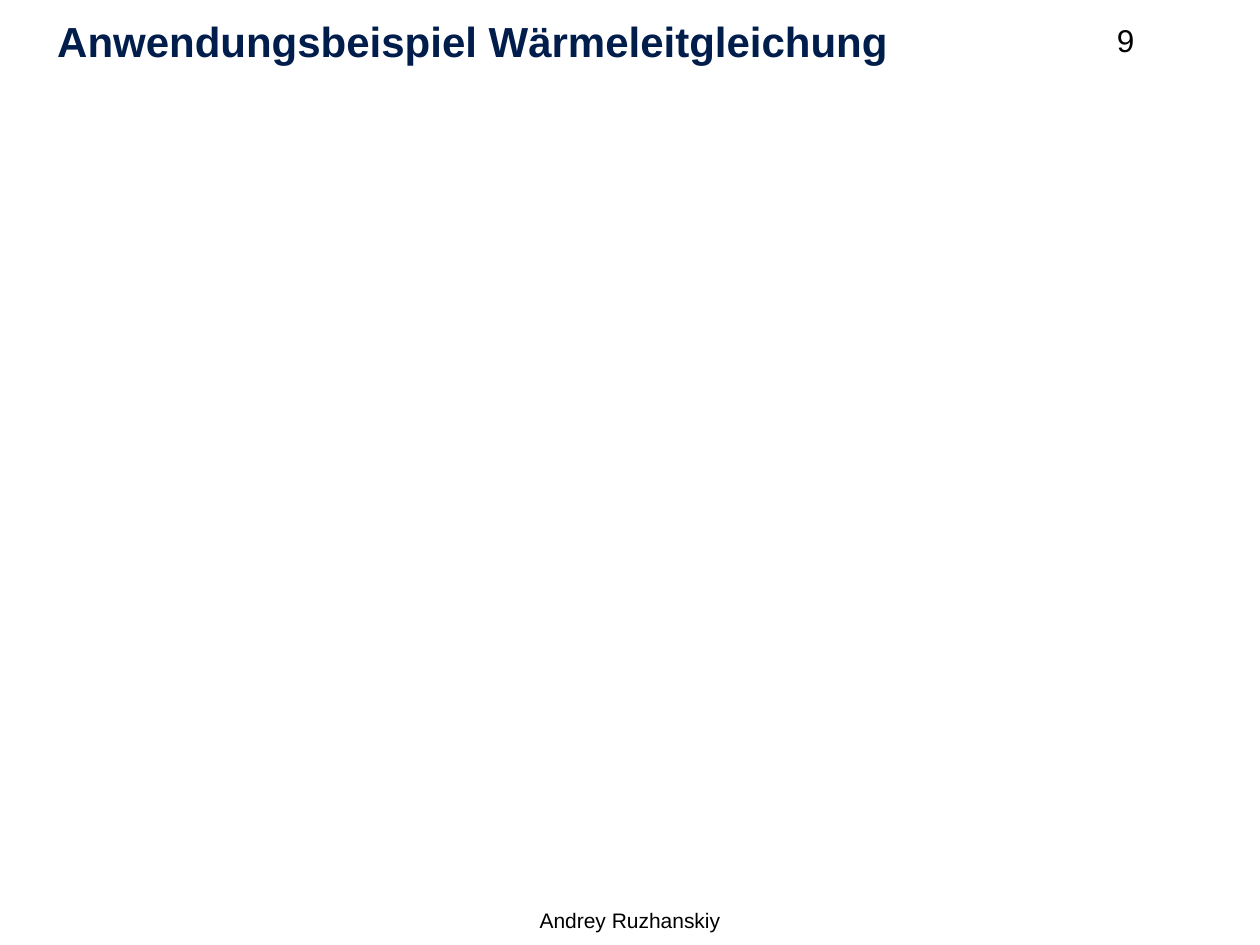
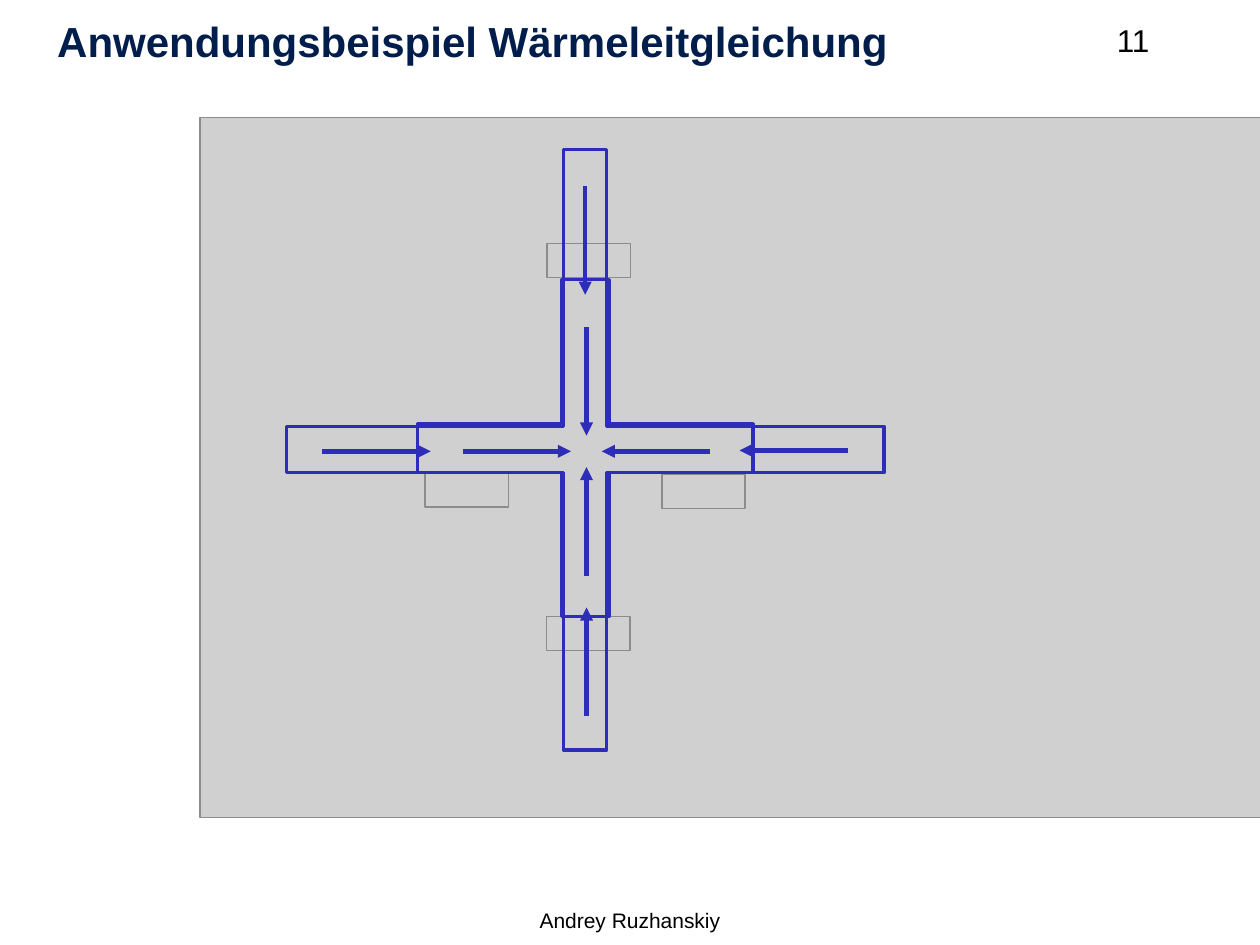
Before and after one commit to Setahero/HPC_Kokkos_HS, a slide deck: slide 11 of Hauptseminar HPC.pptx (slide 9 before the commit). Drawn at 1260x945 pixels with LibreOffice and Linux fonts; fonts in the diff are those of the drawing; grey boxes stand for pictures; background and template pictures are left out. Boxes give left, top, right and bottom in pixels: in the first picture for what was removed or moved away, otherwise in the second. Text is boxed around its words. In the diff, an @@ line names an element or a change of style, - is before the commit and + after.

```diff
--- a/Hauptseminar HPC.pptx
+++ b/Hauptseminar HPC.pptx
@@ page number at (x1=1117, y1=30, x2=1150, y2=52): text changed @@
-9
+11
@@ picture added at (x1=200, y1=117, x2=1260, y2=816) @@
@@ plus added at (x1=286, y1=150, x2=883, y2=751), outline #2D2DB9 2 pt @@
@@ arrow added from (585, 186) to (585, 295), #2D2DB9 2.5 pt @@
@@ picture added at (x1=547, y1=243, x2=631, y2=277) @@
@@ plus added at (x1=417, y1=280, x2=752, y2=616), outline #2D2DB9 2 pt @@
@@ arrow added from (587, 328) to (587, 436), #2D2DB9 2.5 pt @@
@@ arrow added from (323, 451) to (431, 451), #2D2DB9 2.5 pt @@
@@ picture added at (x1=425, y1=472, x2=508, y2=507) @@
@@ arrow added from (462, 451) to (571, 451), #2D2DB9 2.5 pt @@
@@ arrow added from (587, 576) to (587, 467), #2D2DB9 2.5 pt @@
@@ arrow added from (711, 451) to (602, 451), #2D2DB9 2.5 pt @@
@@ picture added at (x1=662, y1=474, x2=745, y2=508) @@
@@ arrow added from (848, 450) to (740, 450), #2D2DB9 2.5 pt @@
@@ picture added at (x1=547, y1=616, x2=630, y2=650) @@
@@ arrow added from (587, 716) to (587, 607), #2D2DB9 2.5 pt @@
```
Also in this commit, not shown: 9 other slides changed, 3 slides added, 1 slide removed.
